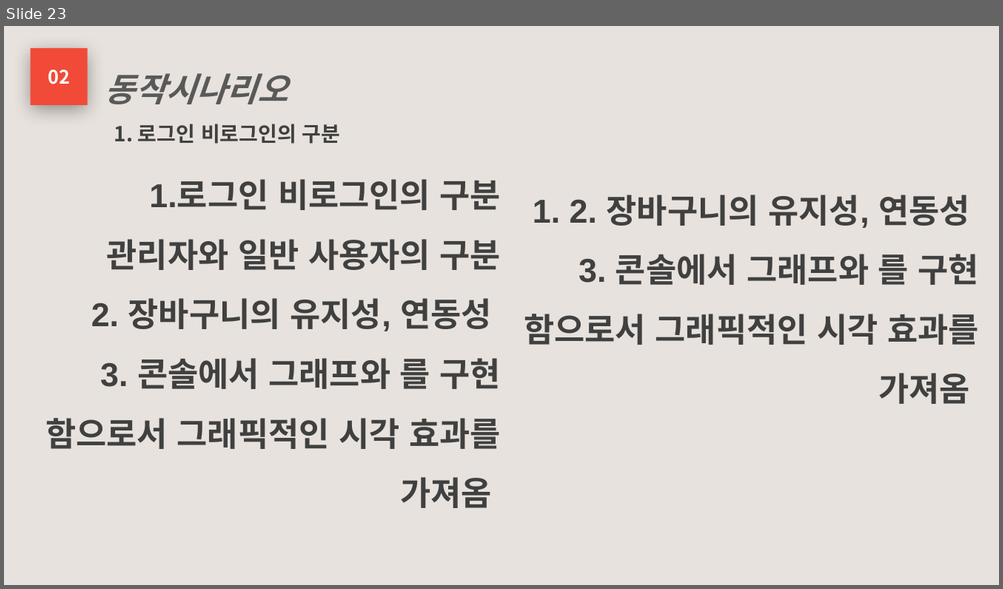
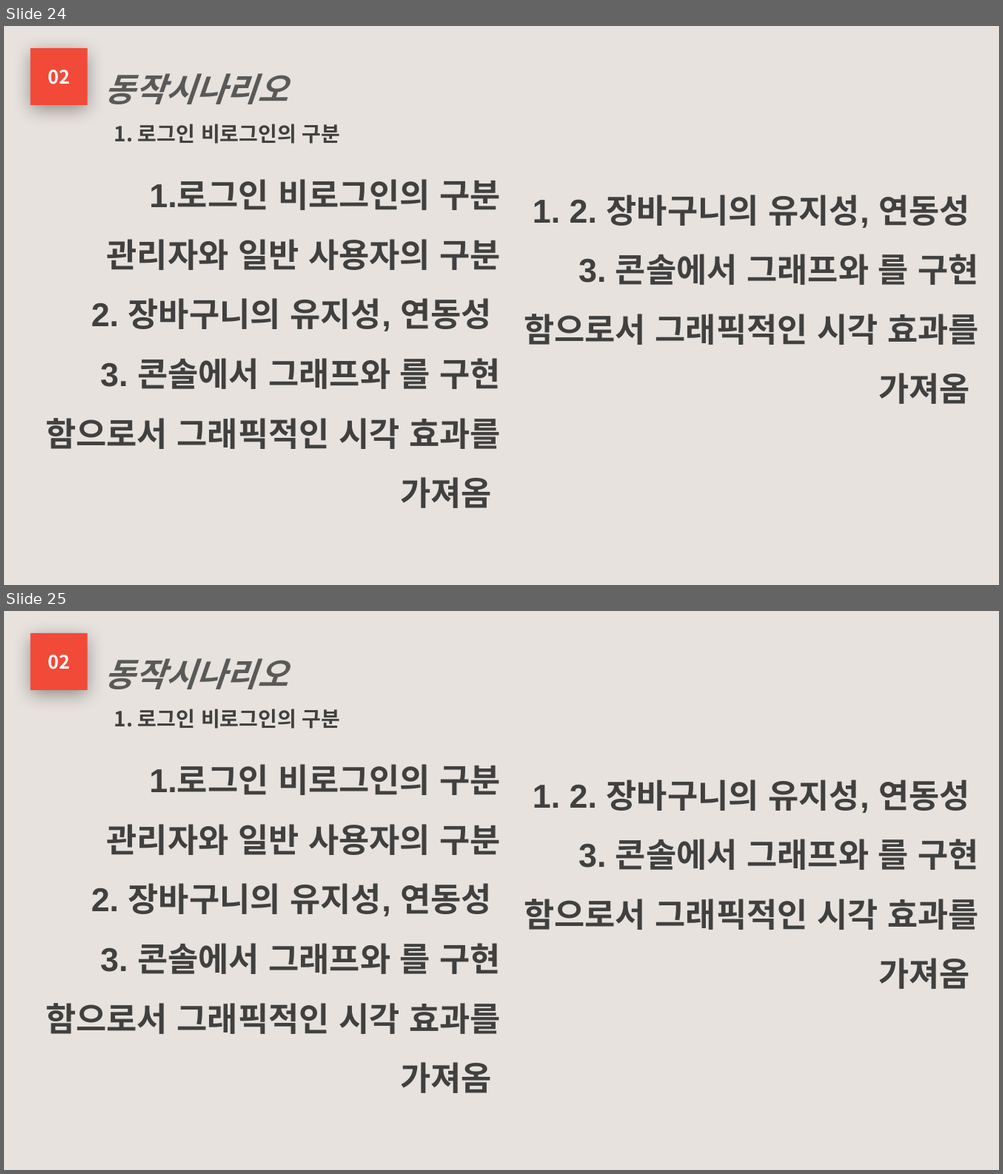
Before and after one commit to phoresis92/restaurant, a slide deck: 프로젝트 기획서/프로젝트 계획서.pptx. Shown one above the other, each under a label of ours: slide 23 before the commit, slides 24 and 25 after it. The pictures are 1003x589 and 1003x1174 pixels, drawn with LibreOffice and Linux fonts; fonts in the diff are those of the drawing. Boxes give left, top, right and bottom in pixels: in the first picture for what was removed or moved away, otherwise in the second. Text is boxed around its words. In the diff, an @@ line names an element or a change of style, - is before the commit and + after.

```diff
--- a/프로젝트 기획서/프로젝트 계획서.pptx
+++ b/프로젝트 기획서/프로젝트 계획서.pptx
@@ slide 25 added at (x1=4, y1=611, x2=999, y2=1170), background #E7E2DD @@
@@ rectangle added at (x1=30, y1=633, x2=87, y2=690), fill #F14A38, 18 pt, text #FFFFFF, bold @@
+02
@@ text added at (x1=105, y1=658, x2=287, y2=689), 32 pt, text #595959, bold, italic @@
+동작시나리오
@@ text added at (x1=114, y1=709, x2=341, y2=729), 20 pt, text #404040, bold @@
+1. 로그인 비로그인의 구분
@@ text added at (x1=45, y1=764, x2=501, y2=1093), 32 pt, text #404040, bold @@
+1.로그인 비로그인의 구분
+관리자와 일반 사용자의 구분
+2. 장바구니의 유지성, 연동성
+3. 콘솔에서 그래프와 를 구현 함으로서 그래픽적인 시각 효과를 가져옴
@@ text added at (x1=523, y1=780, x2=979, y2=989), 32 pt, text #404040, bold @@
+1. 2. 장바구니의 유지성, 연동성
+3. 콘솔에서 그래프와 를 구현 함으로서 그래픽적인 시각 효과를 가져옴
@@ what was slide 23 is now slide 24 @@
```
Also in this commit, not shown: 2 slides changed, 4 other slides added, 3 slides removed, 30 other files.
